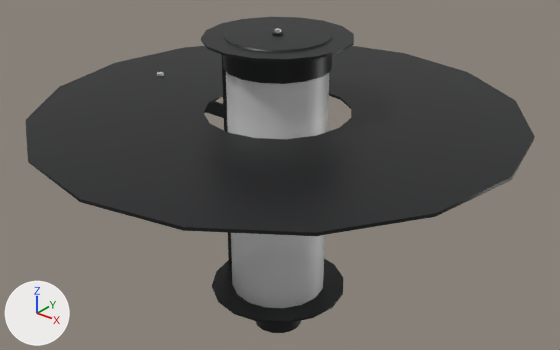
What one commit did to the glTF model GLBFiles/Beleuchtung/Lampen/Dieter_I.glb.
One viewpoint serves both versions: a 50 mm camera at (0.76, -0.945, 0.891) aimed at (-0.003, 0.009, 0.299). Every picture has the same lights, and +X, +Y and +Z are marked at lower left. The picture after the commit comes second. Where no turn or scale is listed for an object, it has been applied to the vertices. Vertices at exactly the same position are counted once.

In view in the first picture: 'BezierCurve.002', 'BezierCurve.005', 'Cylinder.001', 'Glas'.
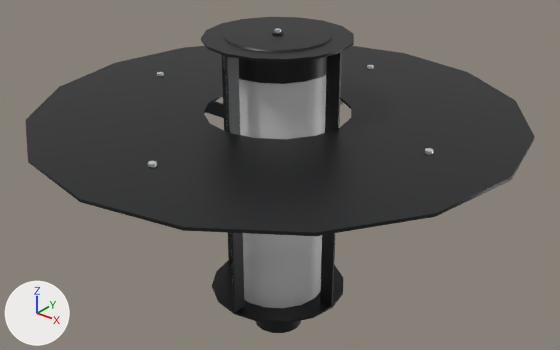
What changed in the scene script:
```text
Change me_cylinder_010:
    used by ob_cylinder_001; location = (0.0, 0.0, 0.0)
    remove me_cylinder_010.from_pydata(...)  # 24 vertices, 44 faces; spans x -0.2889..-0.2761, y -0.0064..0.0064, z 0.3795..0.4297
    add me_cylinder_010.from_pydata(...)  # 96 vertices, 176 faces; spans x -0.2889..0.2889, y -0.2889..0.2889, z 0.3795..0.4297
    me_cylinder_010 part 1: the loose piece of 24 vertices spanning x -0.2889..-0.2761, y -0.0064..0.0064, z 0.3795..0.4297 is copied, and the copy is turned 180 degrees about the z axis through the mesh origin; it spans x 0.2761..0.2889, y -0.0064..0.0064, z 0.3795..0.4297
    me_cylinder_010 part 2: the loose piece of 24 vertices spanning x -0.2889..-0.2761, y -0.0064..0.0064, z 0.3795..0.4297 is copied, and the copy is turned 90 degrees about the z axis through the mesh origin; it spans x -0.0064..0.0064, y -0.2889..-0.2761, z 0.3795..0.4297
    other edits to the shape of me_cylinder_010 do not show in these pictures
Change me_mesh:
    used by ob_beziercurve_005; location = (0.0, 0.0, 0.0)
    remove me_mesh.from_pydata(...)  # 16 vertices, 28 faces; spans x -0.282..-0.098, y -0.002..0.002, z 0.081..0.548
    add me_mesh.from_pydata(...)  # 64 vertices, 112 faces; spans x -0.282..0.282, y -0.282..0.282, z 0.081..0.548
    me_mesh part 3: the loose piece of 16 vertices spanning x -0.282..-0.098, y -0.002..0.002, z 0.081..0.548 is copied, and the copy is turned 180 degrees about the z axis through the mesh origin; it spans x 0.098..0.282, y -0.002..0.002, z 0.081..0.548
    me_mesh part 4: the loose piece of 16 vertices spanning x -0.282..-0.098, y -0.002..0.002, z 0.081..0.548 is copied, and the copy is turned 90 degrees about the z axis through the mesh origin; it spans x -0.002..0.002, y -0.282..-0.098, z 0.081..0.548
    other edits to the shape of me_mesh do not show in these pictures
```

Changed parts and their boxes [x1, y1, x2, y2] in the pictures (560 x 350 px):
'BezierCurve.005', reshaped: before [205, 55, 232, 261]; after [205, 53, 343, 312]
'Cylinder.001', reshaped: before [157, 72, 164, 77]; after [148, 65, 433, 168]
part 1 of me_cylinder_010, added: after [424, 148, 433, 155]
part 2 of me_cylinder_010, added: after [148, 161, 157, 168]
part 3 of me_mesh, added: after [320, 53, 342, 306]
part 4 of me_mesh, added: after [226, 56, 245, 312]
